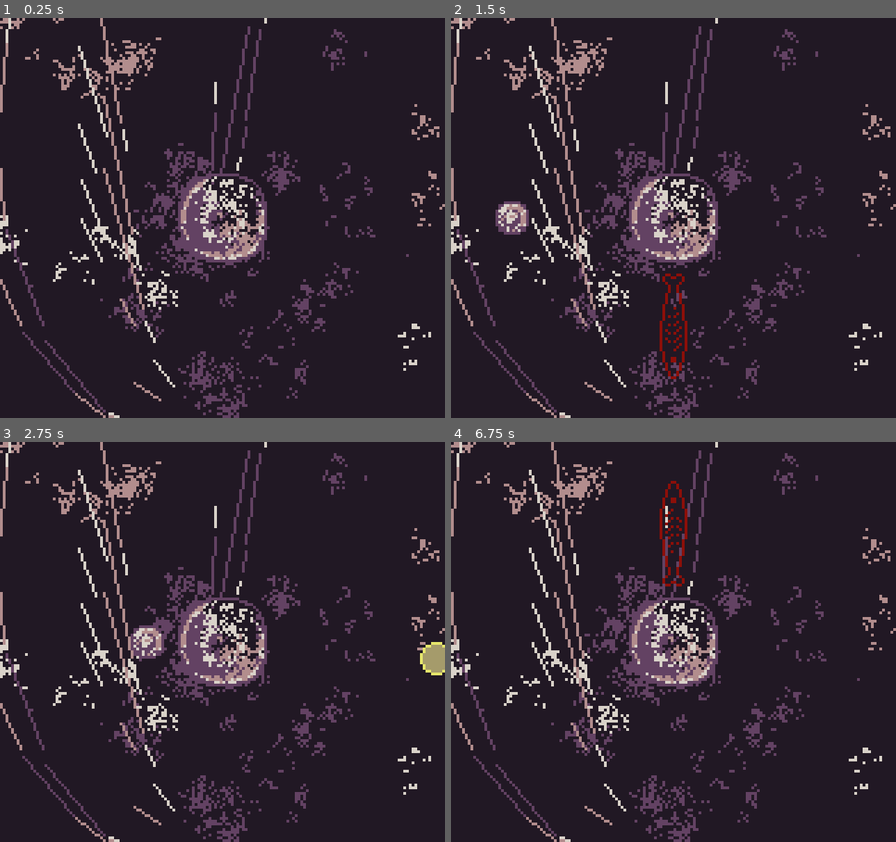
Above: before the commit, frames 1-4 (two rows, left to right).
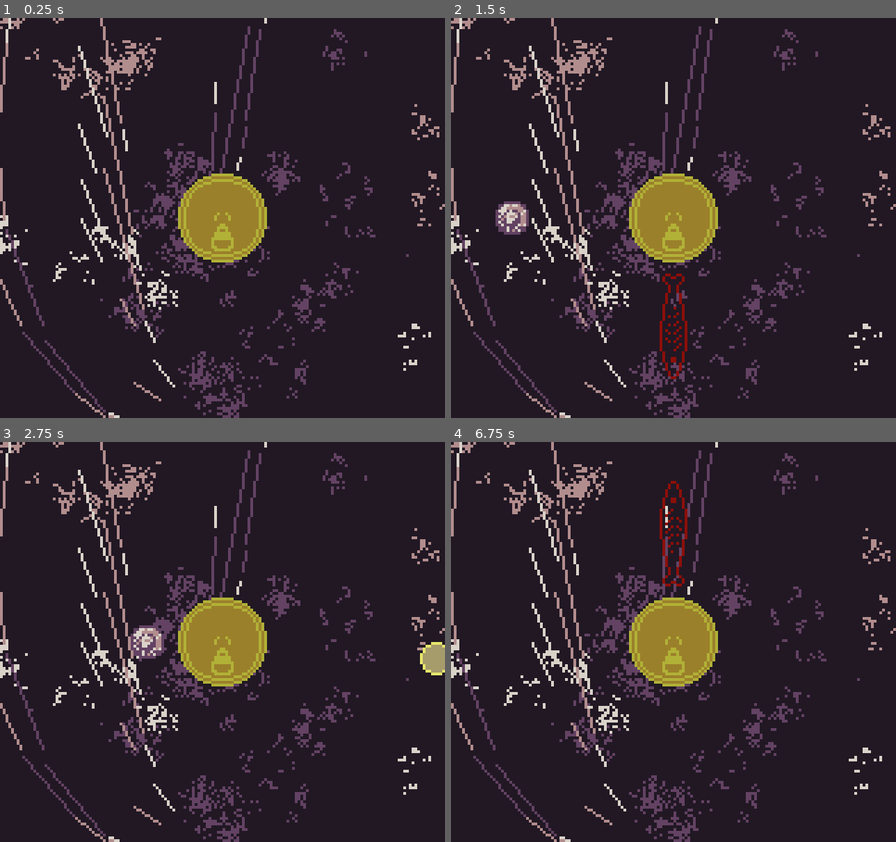
Above: after the commit, the same moments.

Repository: sym-z/gbjam-12
Game: Godot game, scene res://scenes/load_scene.tscn
The game is run twice, just before and just after one commit, with the same random seed, the same clock (stepped at 60 frames per second) and the same inputs.
Inputs:
- Up to frame 1 (0.25 s): no input
- Up to frame 2 (1.5 s): tap Enter (START) at 0.5 s; hold D (DPAD-RIGHT) 0.53-1.28 s; tap L (A) at 0.6 s; hold S (DPAD-DOWN) from 1.28 s (still down); tap K (B) at 1.35 s
- Up to frame 3 (2.75 s): release S (DPAD-DOWN) at 2.03 s; hold D (DPAD-RIGHT) from 2.03 s (still down); tap Shift (SELECT) at 2.1 s
- Up to frame 4 (6.75 s): release D (DPAD-RIGHT) at 2.78 s; hold W (DPAD-UP) 2.78-3.53 s; tap Enter (START) at 2.85, 5.85, 6.5 s; hold A (DPAD-LEFT) 3.53-5.03 s; tap L (A) at 3.6, 6.6 s; tap K (B) at 4.35 s; hold S (DPAD-DOWN) 5.03-5.78 s; tap Shift (SELECT) at 5.1 s; hold D (DPAD-RIGHT) 5.78-6.53 s; hold W (DPAD-UP) from 6.53 s (still down)

The runs differ from the first frame. In frame 1, 3.8% of the frame differs, in the area x 40-60%, y 38-62%; in frame 2, 3.8%; in frame 3, 3.8%; in frame 4, 3.8%.

Commit message:
Player default sprite

Diff:
--- a/game-files/scenes/goodguy.tscn
+++ b/game-files/scenes/goodguy.tscn
@@ -1,14 +1,14 @@
 [gd_scene load_steps=13 format=3 uid="uid://cf6ar5dxqu7h2"]
 
 [ext_resource type="Script" path="res://scripts/goodguy.gd" id="1_q0ltr"]
-[ext_resource type="Texture2D" uid="uid://dl3k2tm8abeka" path="res://sprites/placeholder-good-guy.png" id="2_3hi3n"]
+[ext_resource type="Texture2D" uid="uid://dnim36s86wu3g" path="res://sprites/player_character.png" id="2_hv511"]
 [ext_resource type="Texture2D" uid="uid://qpr0bxytwpg4" path="res://tilesets/fish_shot-Sheet.png" id="3_elfeb"]
 
 [sub_resource type="SpriteFrames" id="SpriteFrames_v3ou4"]
 animations = [{
 "frames": [{
 "duration": 1.0,
-"texture": ExtResource("2_3hi3n")
+"texture": ExtResource("2_hv511")
 }],
 "loop": true,
 "name": &"default",
Binary file added: game-files/sprites/player_character.png
Not shown, added: game-files/sprites/player_character.png.import
